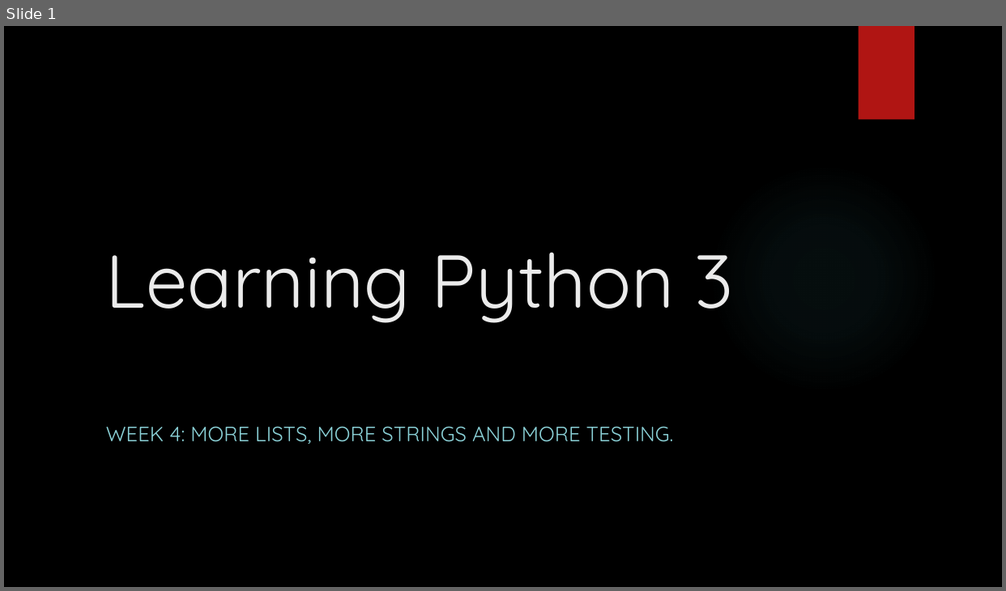
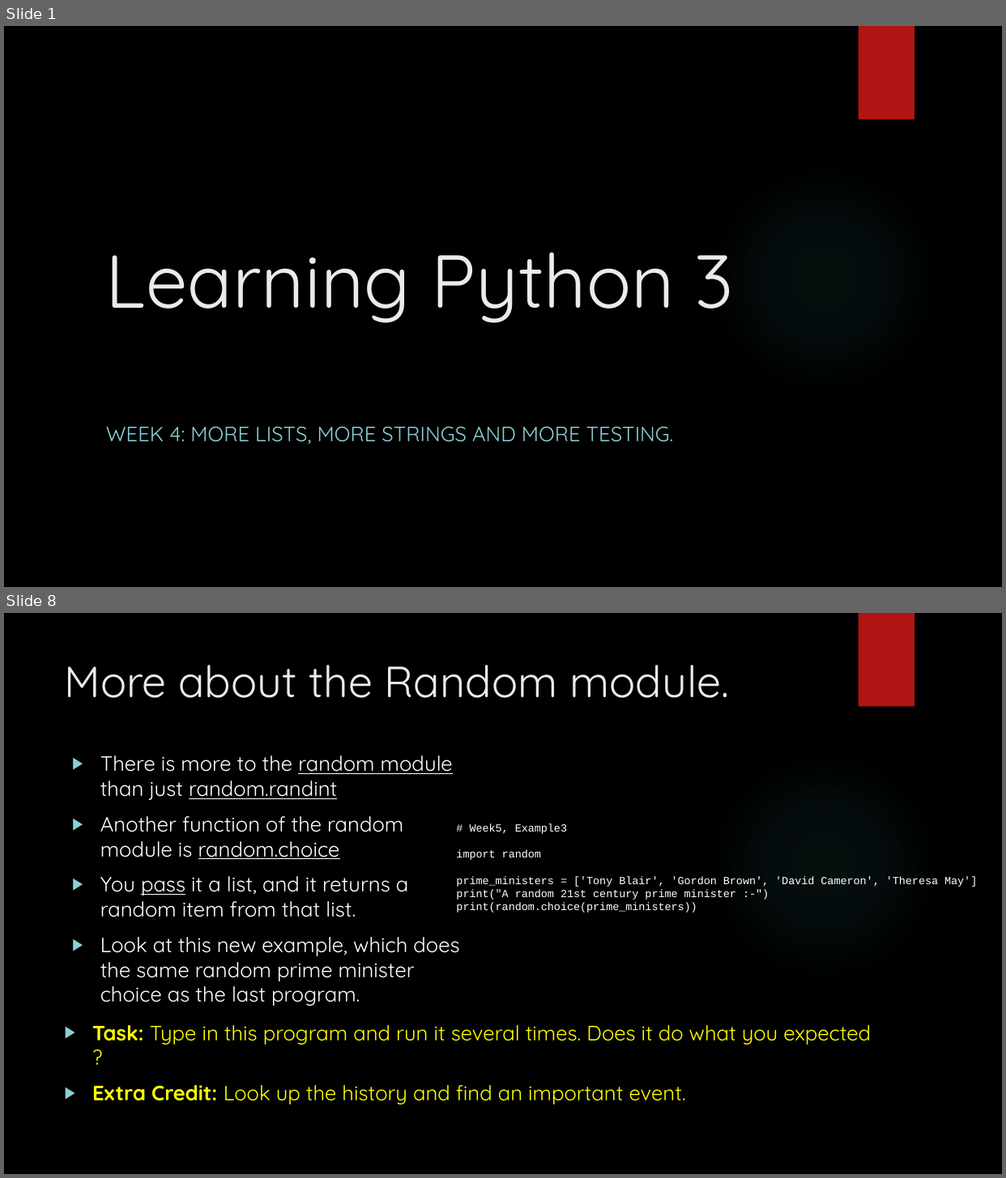
Before and after one commit to davidgroves/DGM_Tutorials, a slide deck: week5/week5.pptx. Shown one above the other, each under a label of ours: slide 1 before the commit, slides 1 and 8 after it; the slides between them are not shown. The pictures are 1006x591 and 1006x1178 pixels, drawn with LibreOffice and Linux fonts; fonts in the diff are those of the drawing; background and template pictures are left out. Boxes give left, top, right and bottom in pixels: in the first picture for what was removed or moved away, otherwise in the second. Text is boxed around its words. In the diff, an @@ line names an element or a change of style, - is before the commit and + after.

Commit message:
Week 5 partial checkin.

```diff
--- a/week5/week5.pptx
+++ b/week5/week5.pptx
@@ slide 8 added at [4, 613, 1002, 1174], background picture (left out); not listed: 2 template elements that a slide beside it also shows @@
@@ title added at [65, 665, 729, 698], 42 pt, text #EBEBEB @@
+More about the Random module.
@@ text added at [100, 756, 459, 1006], 20 pt, text #FFFFFF @@
+▶ There is more to the random module than just random.randint
+▶ Another function of the random module is random.choice
+▶ You pass it a list, and it returns a random item from that list.
+▶ Look at this new example, which does the same random prime minister choice as the last program.
@@ text added at [456, 824, 977, 913], 10.5 pt, text #FFFFFF @@
+# Week5, Example3
+import random
+prime_ministers = ['Tony Blair', 'Gordon Brown', 'David Cameron', 'Theresa May']
+print("A random 21st century prime minister :-")
+print(random.choice(prime_ministers))
@@ text added at [92, 1025, 871, 1105], 20 pt, text #FFFF00 @@
+▶ Task: Type in this program and run it several times. Does it do what you expected ?
+▶ Extra Credit: Look up the history and find an important event.
```
Also in this commit, not shown: 2 slides changed, 30 other slides added, 20 slides removed.
